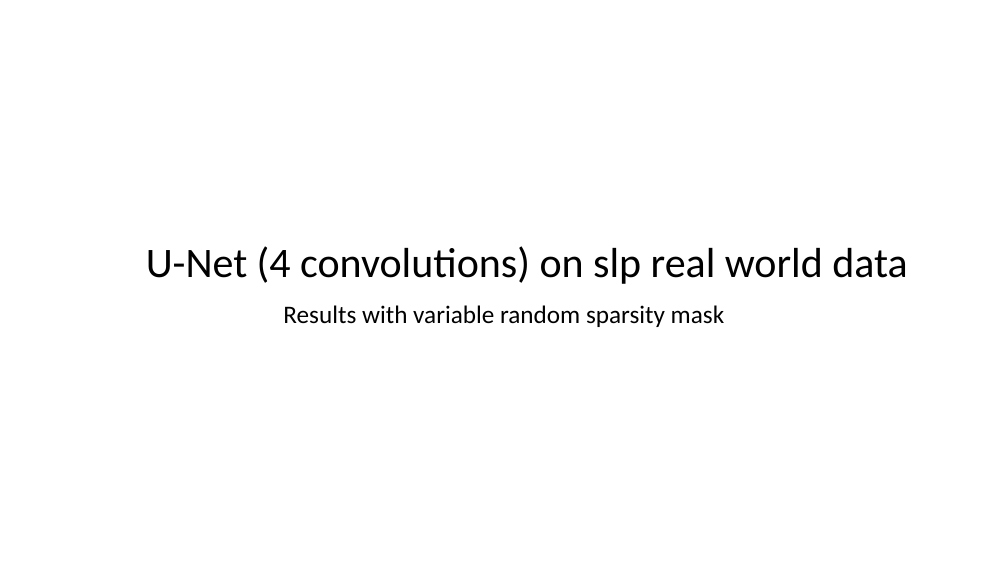
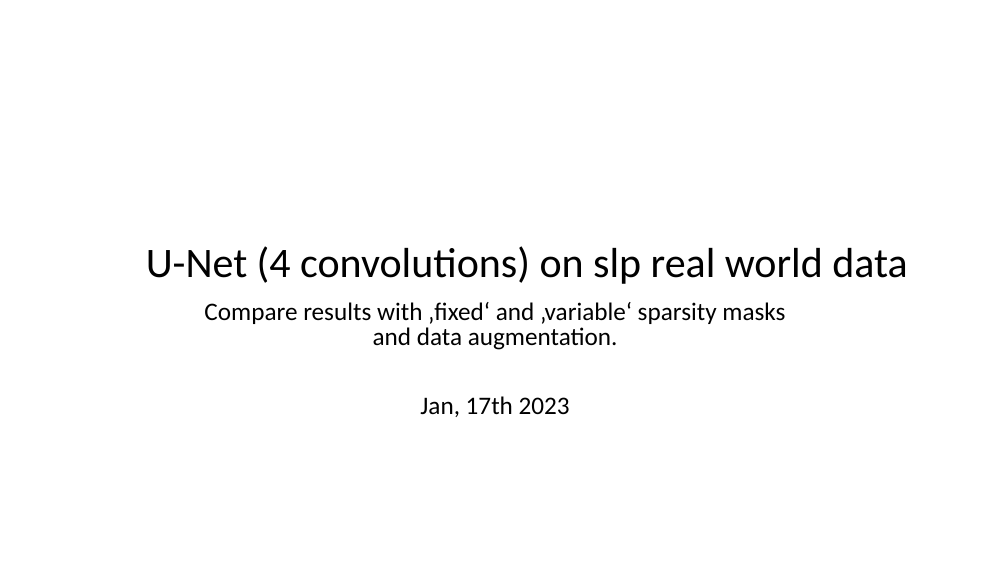
Before and after one commit to MarcoLandtHayen/reconstruct-sparse-inputs, a slide deck: slide 1 of presentations/unet_4conv_slp_realworld.pptx. Drawn at 1008x567 pixels with LibreOffice and Linux fonts; fonts in the diff are those of the drawing. Boxes give left, top, right and bottom in pixels: in the first picture for what was removed or moved away, otherwise in the second. Text is boxed around its words. In the diff, an @@ line names an element or a change of style, - is before the commit and + after.

Commit message:
Update presentation with summary on first experiments with U-Net on slp real world data

```diff
--- a/presentations/unet_4conv_slp_realworld.pptx
+++ b/presentations/unet_4conv_slp_realworld.pptx
@@ subtitle at [204, 302, 785, 417]: text changed @@
-Results with variable random sparsity mask
+Compare results with ‚fixed‘ and ‚variable‘ sparsity masks and data augmentation.
+Jan, 17th 2023
```
Also in this commit, not shown: 4 other slides changed, 5 slides added, 1 slide removed.
